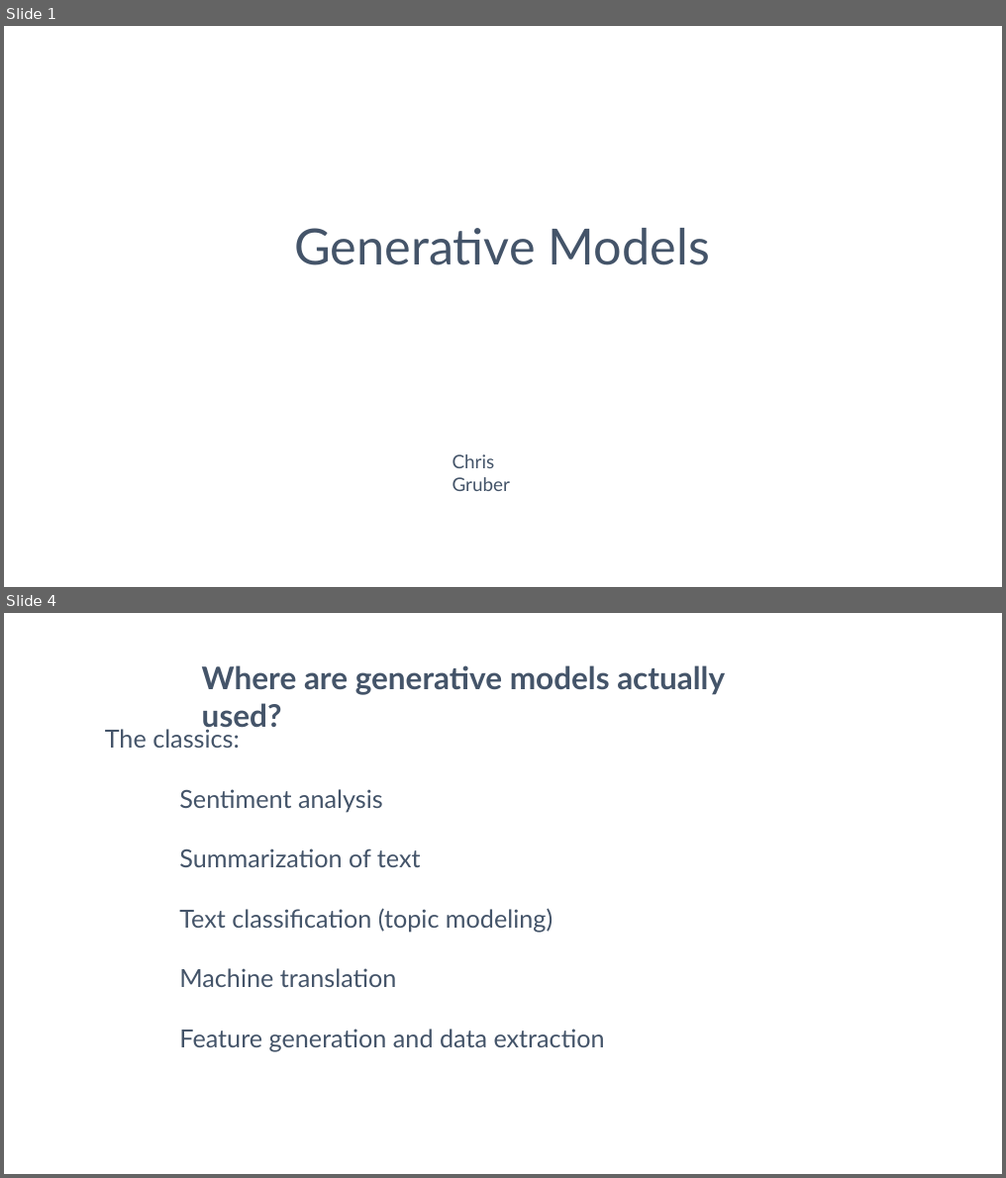
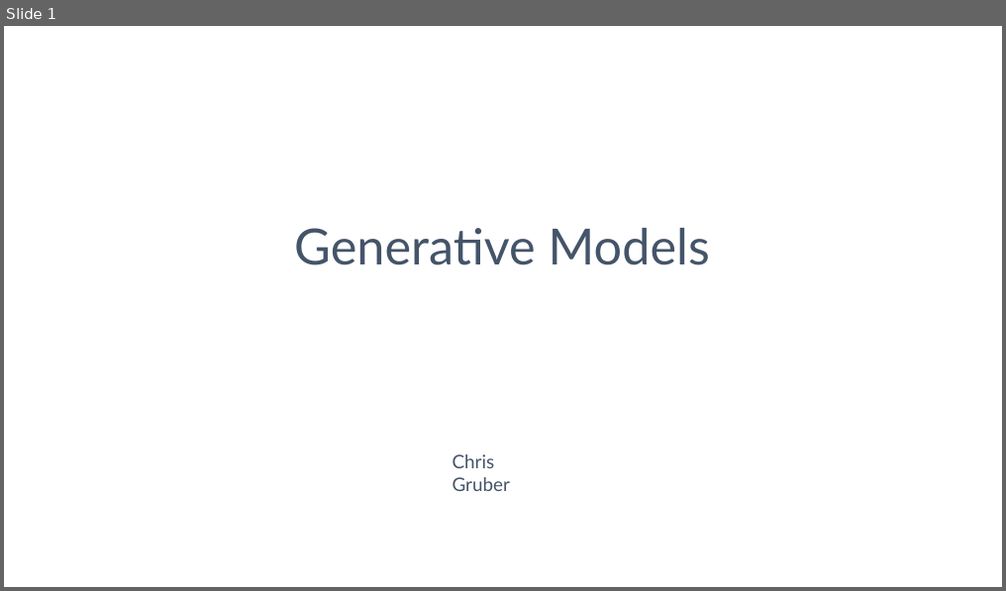
Before and after one commit to ChristopherGruber/Generative_Models, a slide deck: Generative_Models.odp. Shown one above the other, each under a label of ours: slides 1 and 4 before the commit, slide 1 after it; the slides between them are not shown. The pictures are 1006x1178 and 1006x591 pixels, drawn with LibreOffice and Linux fonts; fonts in the diff are those of the drawing. Boxes give left, top, right and bottom in pixels: in the first picture for what was removed or moved away, otherwise in the second. Text is boxed around its words. In the diff, an @@ line names an element or a change of style, - is before the commit and + after.

```diff
--- a/Generative_Models.odp
+++ b/Generative_Models.odp
@@ slide 4 removed at [4,613,1002,1174], background #FFFFFF @@
@@ text removed at [202,665,725,733] @@
-Where are generative models actually used?
@@ text removed at [105,727,605,1052] @@
-The classics:
-Sentiment analysis
-Summarization of text
-Text classification (topic modeling)
-Machine translation
-Feature generation and data extraction
```
Also in this commit, not shown: 5 slides changed, 5 slides added, 3 other slides removed, 2 other files.
